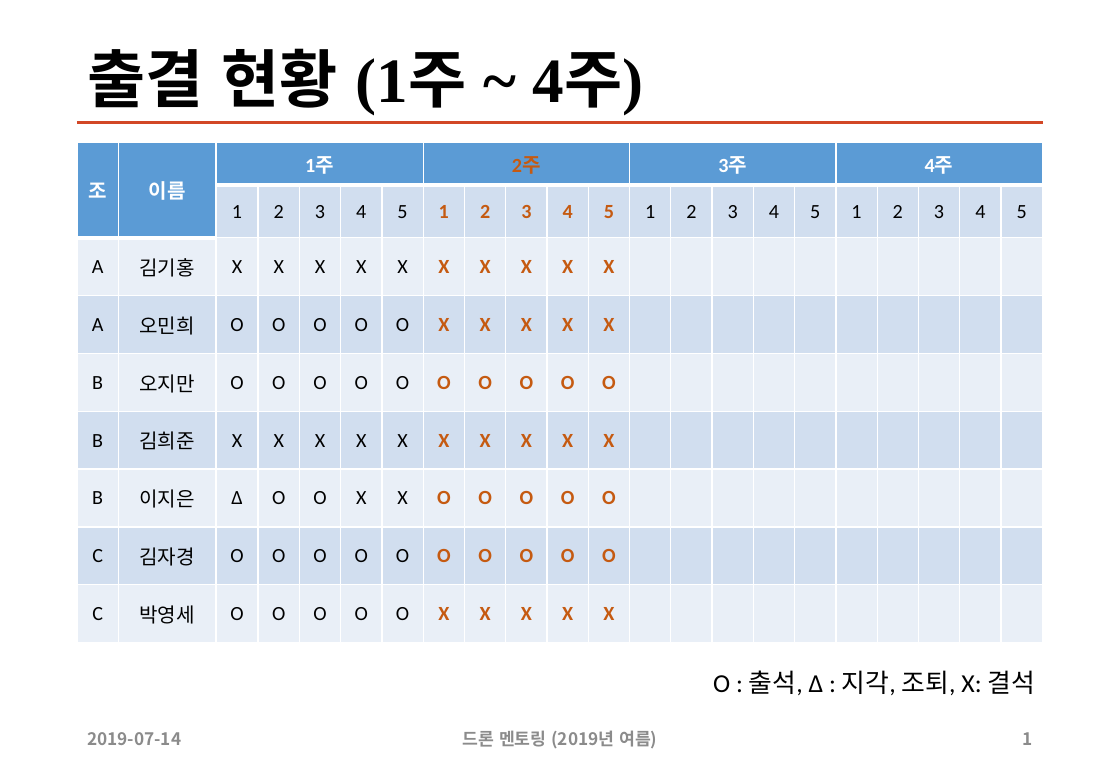
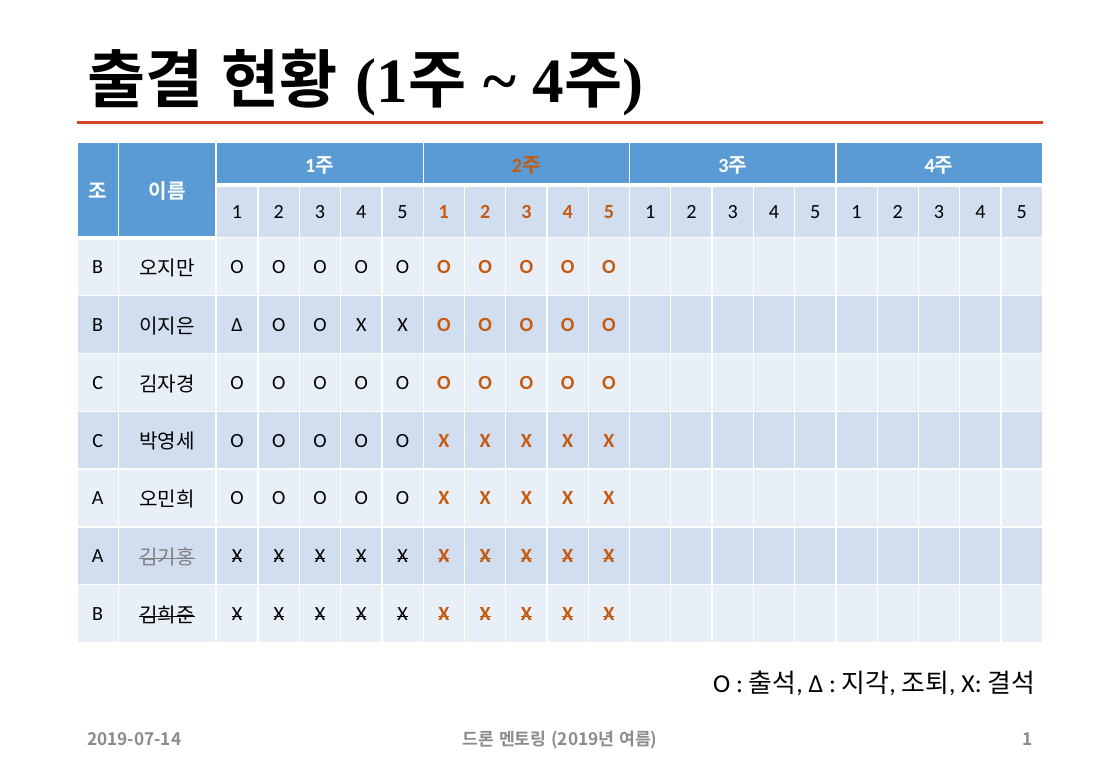
Before and after one commit to sunabove/drone_mentoring, a slide deck: slide 1 of 110 드론 멘토링 출결 현황 V1.1.pptx. Drawn at 1120x775 pixels with LibreOffice and Linux fonts; fonts in the diff are those of the drawing. Boxes give left, top, right and bottom in pixels: in the first picture for what was removed or moved away, otherwise in the second. Text is boxed around its words. In the diff, an @@ line names an element or a change of style, - is before the commit and + after.

```diff
--- a/110 드론 멘토링 출결 현황 V1.1.pptx
+++ b/110 드론 멘토링 출결 현황 V1.1.pptx
@@ table at box(77, 142, 1045, 643) @@
-row 3: A | 김기홍 | X | X | X | X | X | X | X | X | X | X |  |  |  |  |  |  |  |  |  | 
-row 4: A | 오민희 | O | O | O | O | O | X | X | X | X | X |  |  |  |  |  |  |  |  |  | 
-row 6: B | 김희준 | X | X | X | X | X | X | X | X | X | X |  |  |  |  |  |  |  |  |  | 
+row 7: A | 오민희 | O | O | O | O | O | X | X | X | X | X |  |  |  |  |  |  |  |  |  | 
+row 8: A | 김기홍 | X | X | X | X | X | X | X | X | X | X |  |  |  |  |  |  |  |  |  | 
+row 9: B | 김희준 | X | X | X | X | X | X | X | X | X | X |  |  |  |  |  |  |  |  |  | 
@@ strikethrough on in "X", "X", "X", "X" and 1 more places @@
```
Also in this commit, not shown: 1 other slide changed, 3 other files.
